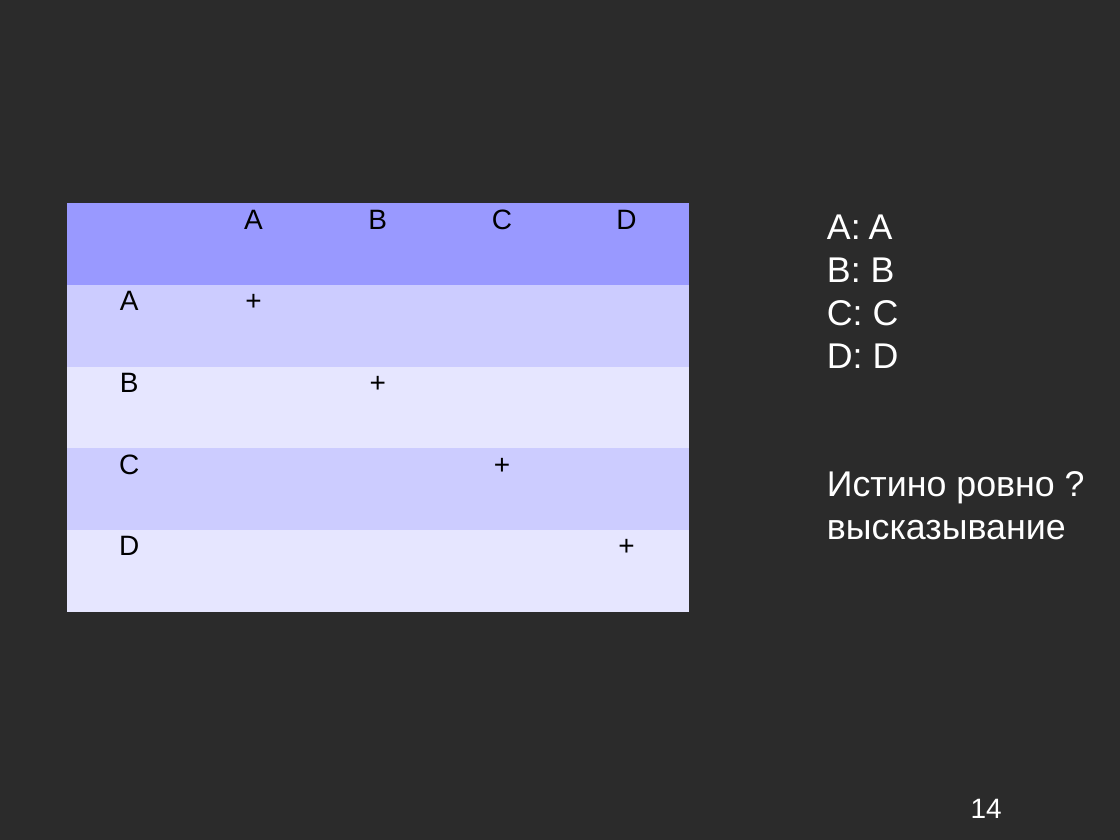
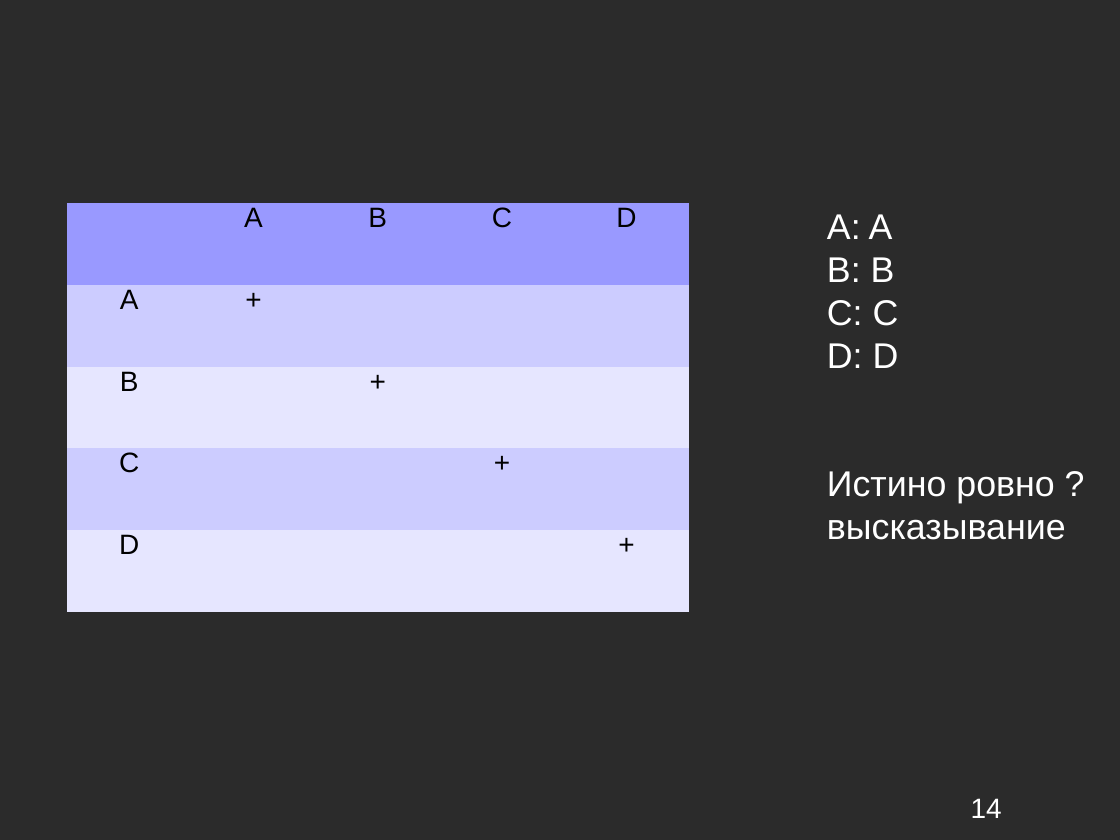
Before and after one commit to kevroletin/Coursework, a slide deck: slide 14 of 236_Кевролетин_презентация.ppt. Drawn at 1120x840 pixels with LibreOffice and Linux fonts; fonts in the diff are those of the drawing; background and template pictures are left out; a plain dark background stands for a picture behind light text. Boxes give left, top, right and bottom in pixels: in the first picture for what was removed or moved away, otherwise in the second. Text is boxed around its words. In the diff, an @@ line names an element or a change of style, - is before the commit and + after.

```diff
--- a/236_Кевролетин_презентация.ppt
+++ b/236_Кевролетин_презентация.ppt
@@ table at (67,203,689,612) @@
@@ line spacing 0.81 to 0.76 @@
```
Also in this commit, not shown: 4 other slides changed, 8 slides removed.
